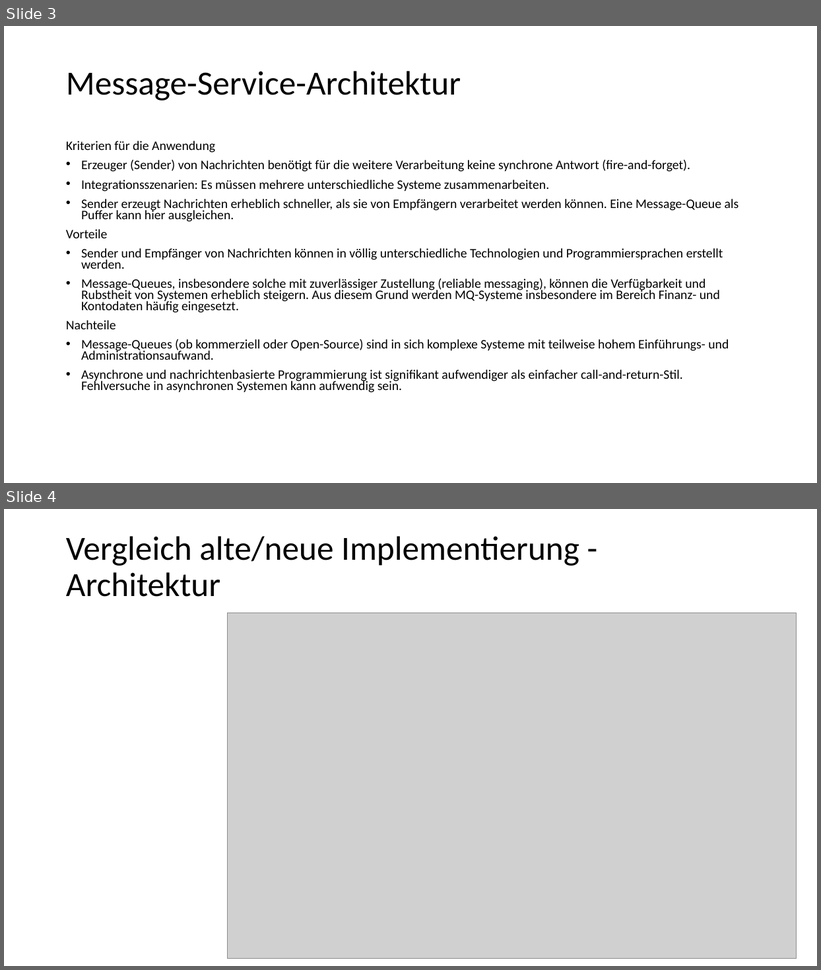
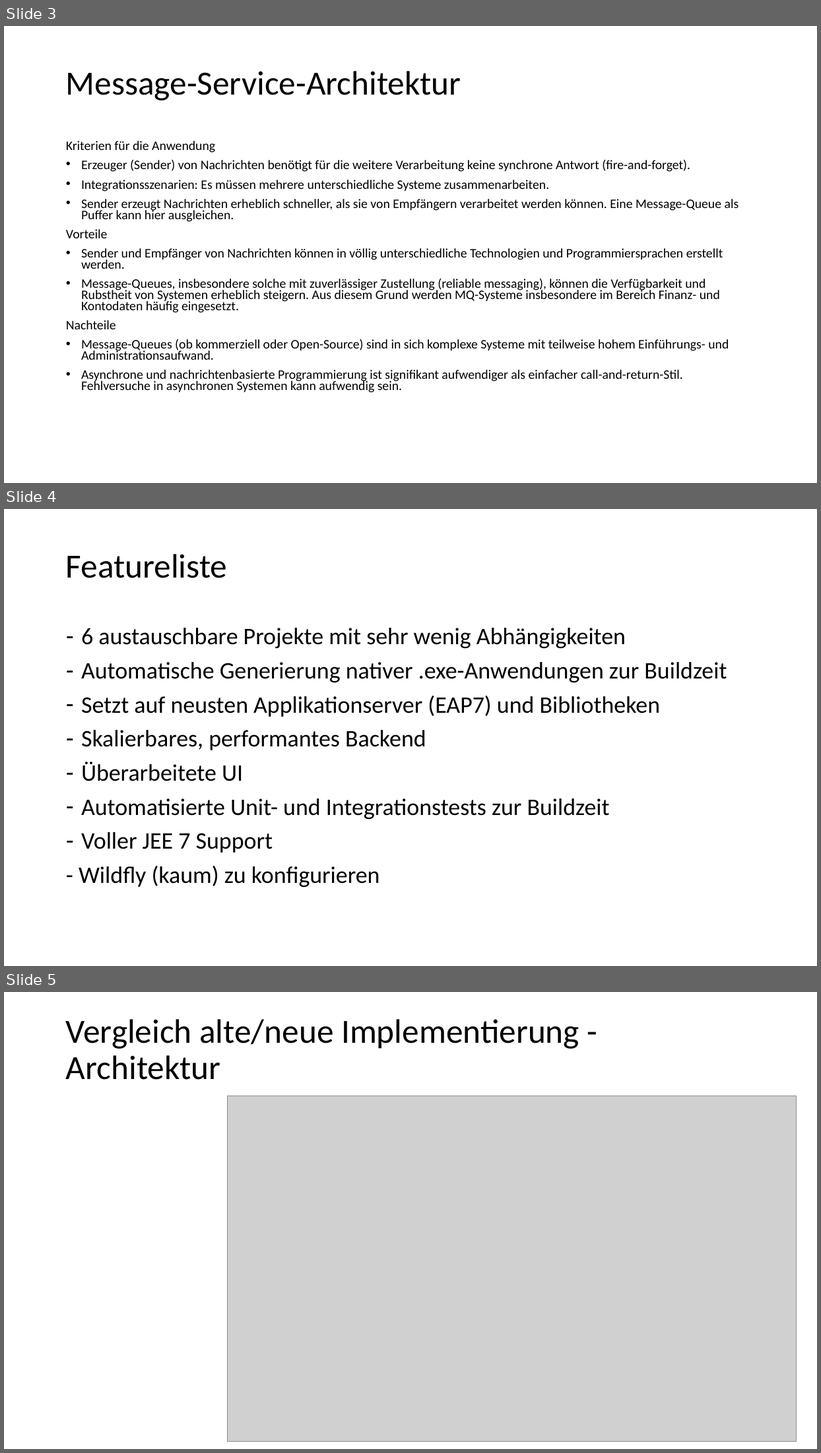
Before and after one commit to chrissike/chatapplication, a slide deck: dokumentation/vortrag.pptx. Shown one above the other, each under a label of ours: slides 3 and 4 before the commit, slides 3, 4 and 5 after it. The pictures are 821x970 and 821x1453 pixels, drawn with LibreOffice and Linux fonts; fonts in the diff are those of the drawing; grey boxes stand for pictures; background and template pictures are left out. Boxes give left, top, right and bottom in pixels: in the first picture for what was removed or moved away, otherwise in the second. Text is boxed around its words. In the diff, an @@ line names an element or a change of style, - is before the commit and + after.

```diff
--- a/dokumentation/vortrag.pptx
+++ b/dokumentation/vortrag.pptx
@@ slide 4 added at (4, 509, 817, 966), background #FFFFFF @@
@@ title added at (66, 554, 227, 578), 40 pt, text #000000 @@
+Featureliste
@@ text added at (79, 628, 727, 887), 28 pt, text #000000 @@
+– 6 austauschbare Projekte mit sehr wenig Abhängigkeiten
+– Automatische Generierung nativer .exe-Anwendungen zur Buildzeit
+– Setzt auf neusten Applikationserver (EAP7) und Bibliotheken
+– Skalierbares, performantes Backend
+– Überarbeitete UI
+– Automatisierte Unit- und Integrationstests zur Buildzeit
+– Voller JEE 7 Support
+- Wildfly (kaum) zu konfigurieren
@@ what was slide 4 is now slide 5 @@
```
Also in this commit, not shown: 1 slide changed.
